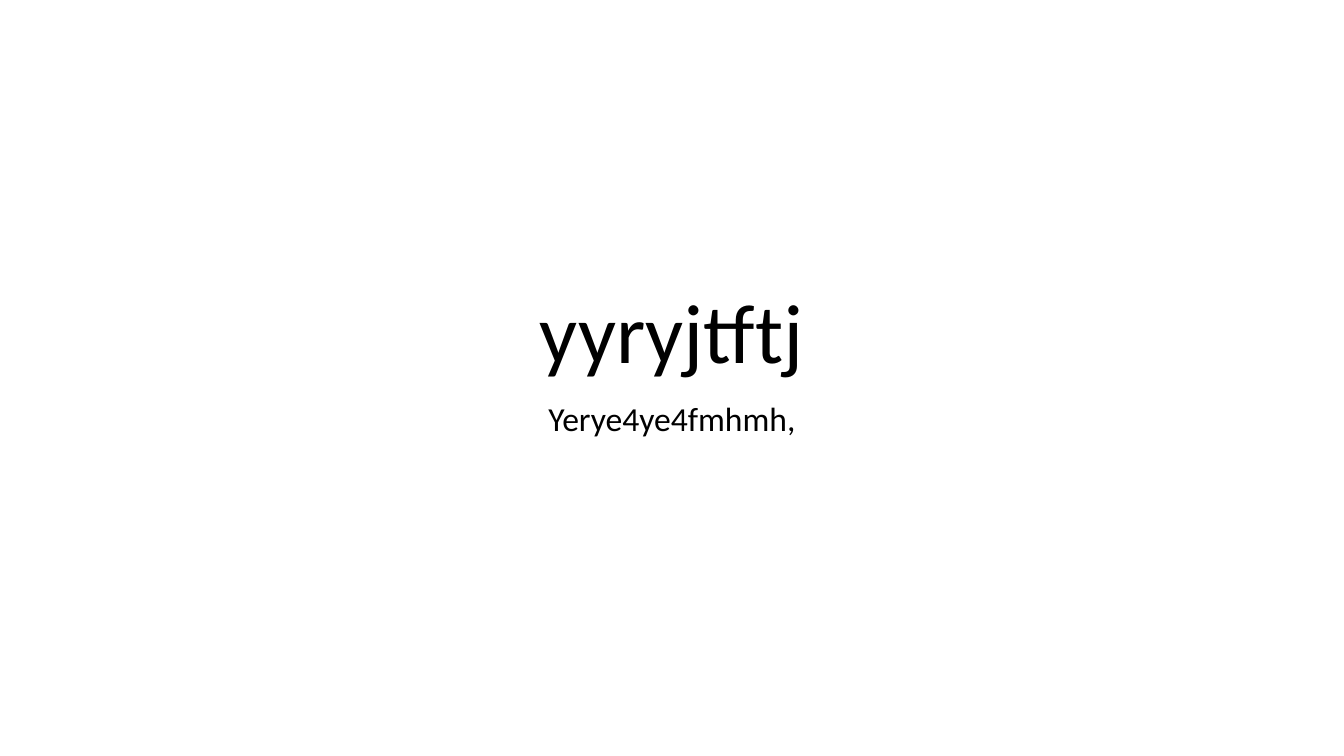
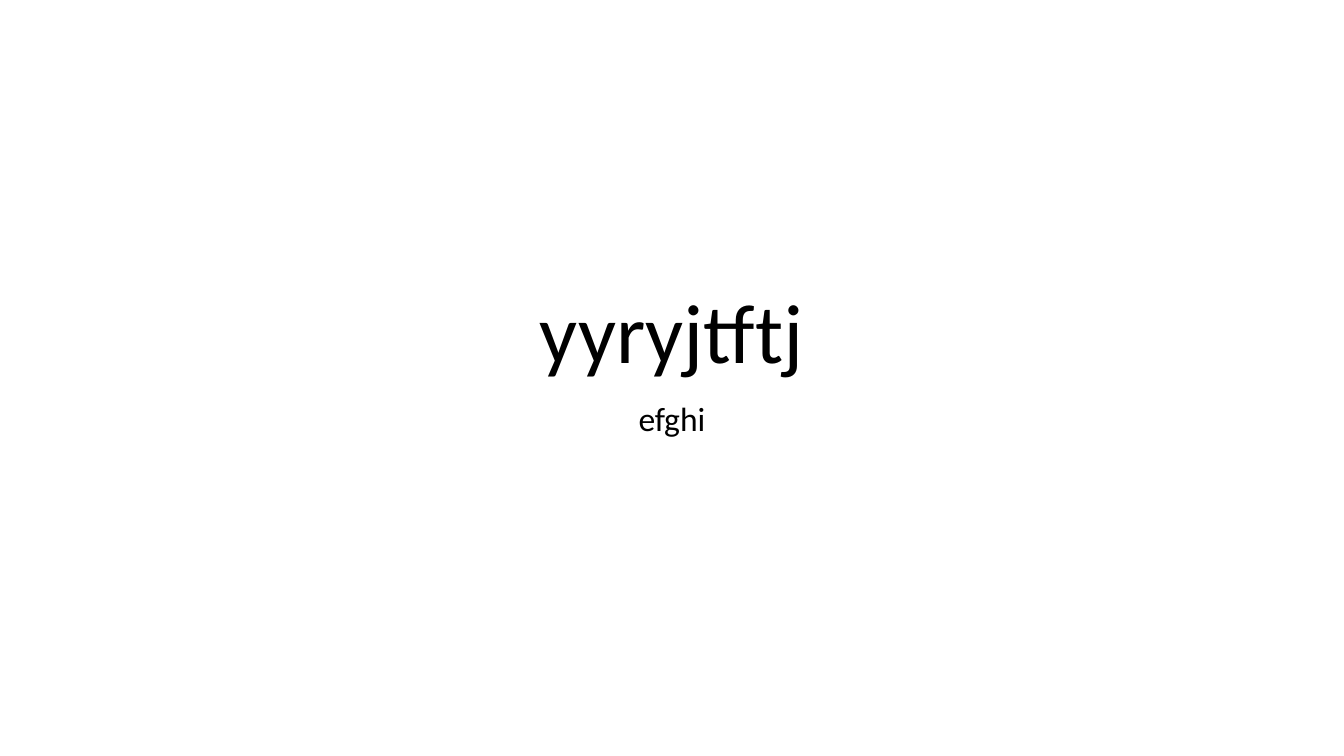
Before and after one commit to RhythmRajguru/sample-repo, a slide deck: slide 1 of db.accdb.pptx. Drawn at 1344x756 pixels with LibreOffice and Linux fonts; fonts in the diff are those of the drawing. Boxes give left, top, right and bottom in pixels: in the first picture for what was removed or moved away, otherwise in the second. Text is boxed around its words. In the diff, an @@ line names an element or a change of style, - is before the commit and + after.

```diff
--- a/db.accdb.pptx
+++ b/db.accdb.pptx
@@ subtitle at (639, 407, 706, 437): text changed @@
-Yerye4ye4fmhmh,
+efghi
```
Also in this commit, not shown: 3 other files.
